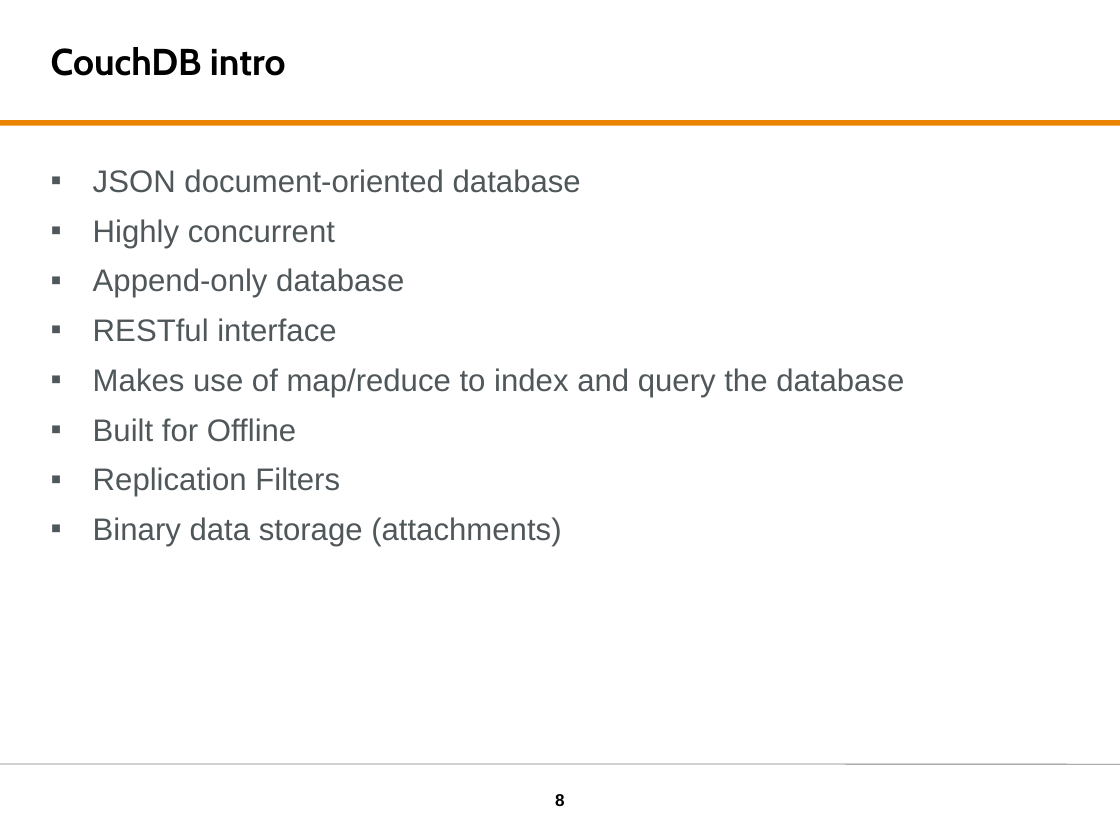
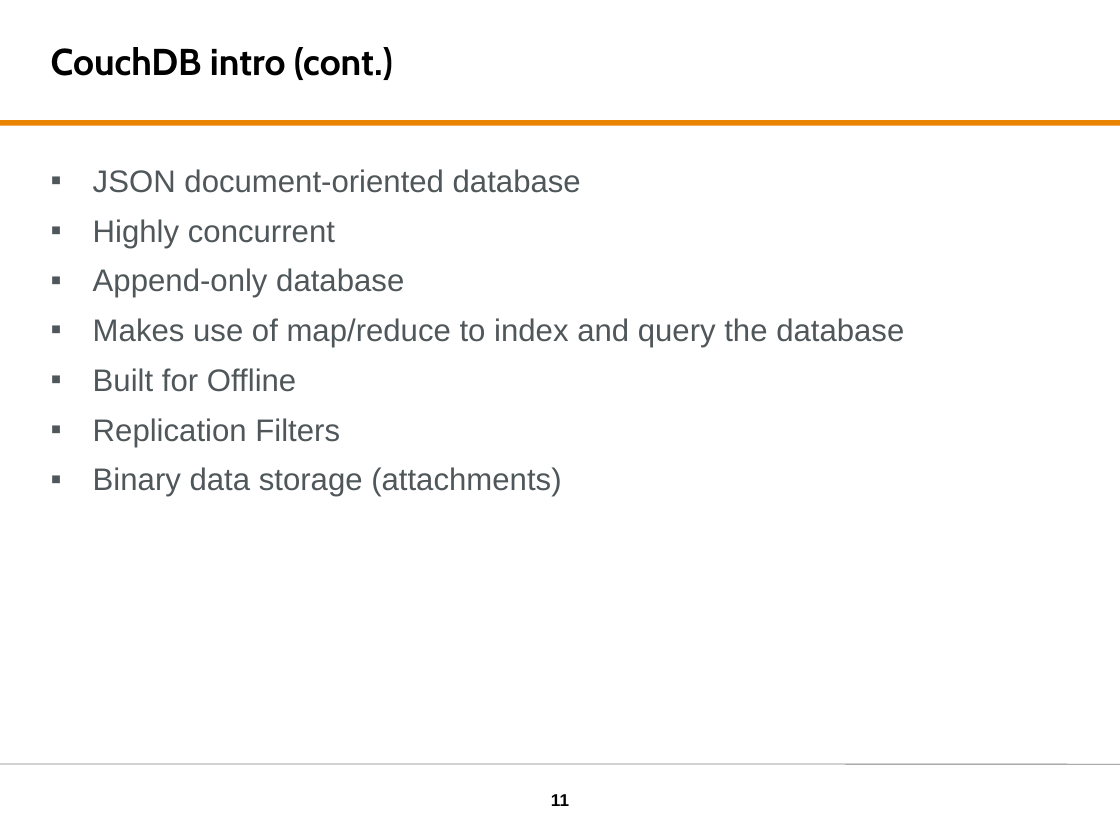
Before and after one commit to tomvdbulck/couchdb_initiation, a slide deck: slide 11 of presentation/Big Data - CouchDB.pptx (slide 8 before the commit). Drawn at 1120x840 pixels with LibreOffice and Linux fonts; fonts in the diff are those of the drawing; background and template pictures are left out. Boxes give left, top, right and bottom in pixels: in the first picture for what was removed or moved away, otherwise in the second. Text is boxed around its words. In the diff, an @@ line names an element or a change of style, - is before the commit and + after.

```diff
--- a/presentation/Big Data - CouchDB.pptx
+++ b/presentation/Big Data - CouchDB.pptx
@@ title at (51,47,393,80): text changed @@
-CouchDB intro
+CouchDB intro (cont.)
@@ text at (93,318,336,342): paragraph removed @@
-▪ RESTful interface
@@ page number at (551,794,569,806): text changed @@
-8
+11
```
Also in this commit, not shown: 7 other slides changed, 4 slides added.
